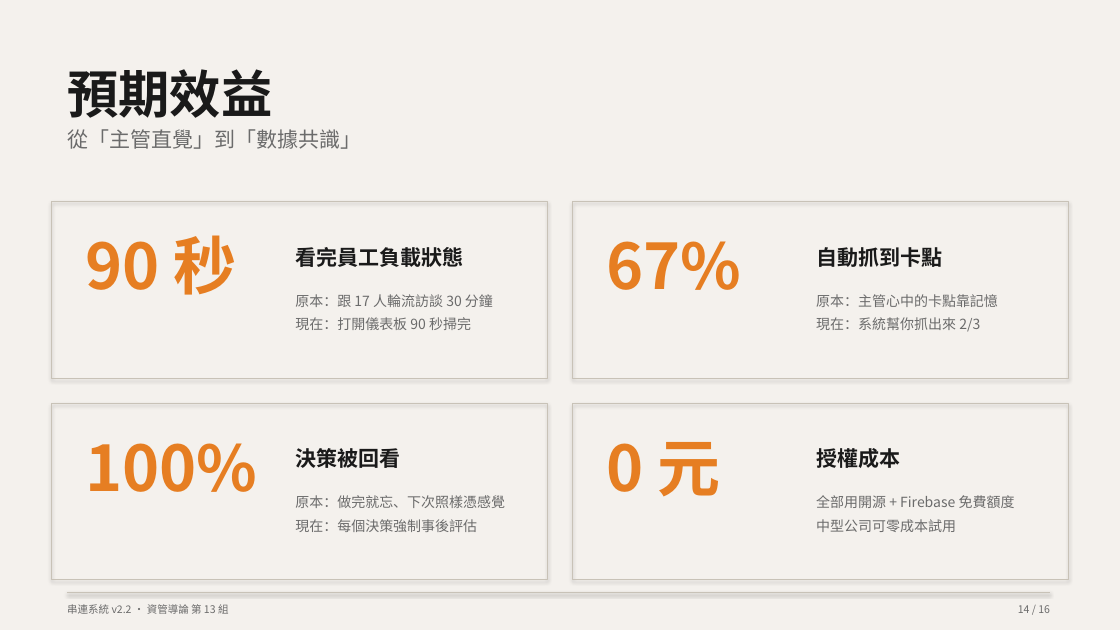
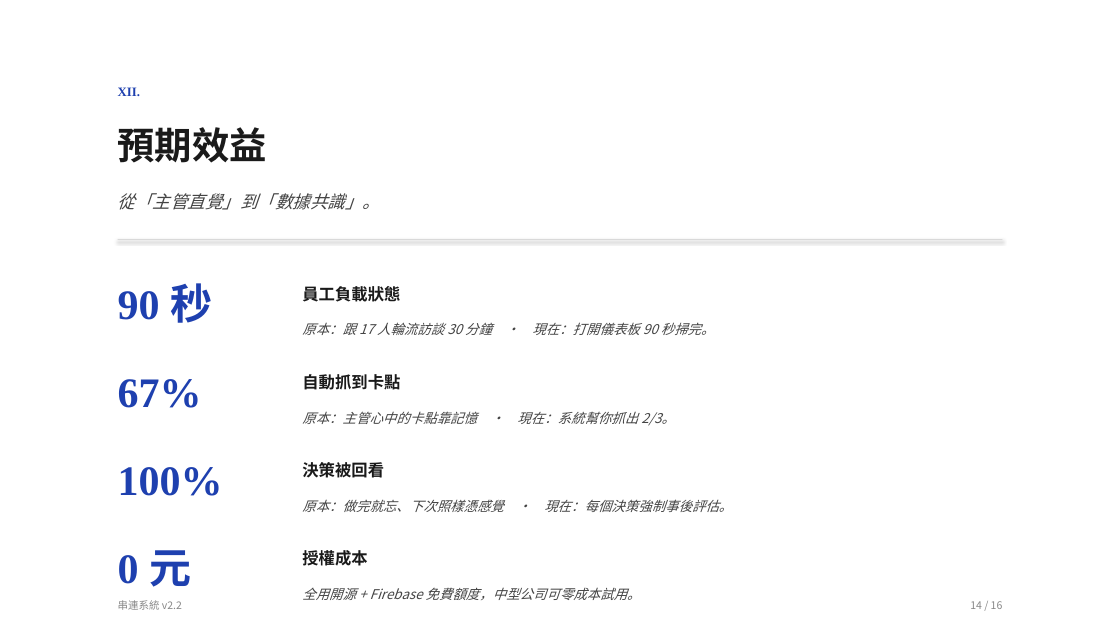
Before and after one commit to Peter2594/chuanlien-system-v2, a slide deck: slide 14 of docs/串連系統_簡報.pptx. Drawn at 1120x630 pixels with LibreOffice and Linux fonts; fonts in the diff are those of the drawing. Boxes give left, top, right and bottom in pixels: in the first picture for what was removed or moved away, otherwise in the second. Text is boxed around its words. In the diff, an @@ line names an element or a change of style, - is before the commit and + after.

```diff
--- a/docs/串連系統_簡報.pptx
+++ b/docs/串連系統_簡報.pptx
@@ rectangle at (0, 0, 1120, 630): fill #F4F1ED to #FFFFFF @@
@@ text added at (118, 87, 140, 96), 11 pt, text #1E40AF, bold @@
+XII.
@@ text "預期效益": place and size @@
-text "預期效益" at (67, 69, 272, 118)
+text "預期效益" at (118, 127, 267, 163)
@@ text "預期效益" at (118, 127, 267, 163): size 44 to 32 pt; line spacing 1.2 to 1.1 @@
@@ text at (118, 193, 380, 210): text changed; size 18 to 15 pt; text colour #6B6B6B to #444444; italic on @@
-從「主管直覺」到「數據共識」
+從「主管直覺」到「數據共識」。
@@ rectangle removed at (573, 202, 1069, 378) @@
@@ rectangle: place and size @@
-rectangle at (52, 202, 548, 378)
+rectangle at (118, 239, 1002, 240)
@@ rectangle at (118, 239, 1002, 240): fill none to #CCCCCC; outline #C8C2B7 0.75 pt to none @@
@@ text "90 秒": place and size @@
-text "90 秒" at (85, 235, 237, 295)
+text "90 秒" at (118, 283, 212, 323)
@@ text at (302, 286, 400, 302): text changed; size 18 to 14 pt @@
-看完員工負載狀態
+員工負載狀態
@@ text at (302, 322, 715, 335): text changed; size 12 to 11.5 pt; text colour #6B6B6B to #444444; italic on @@
-原本：跟 17 人輪流訪談 30 分鐘
-現在：打開儀表板 90 秒掃完
+原本：跟 17 人輪流訪談 30 分鐘 · 現在：打開儀表板 90 秒掃完。
@@ text "67%": place and size @@
-text "67%" at (606, 241, 741, 290)
+text "67%" at (118, 379, 202, 408)
@@ text "自動抓到卡點": place and size @@
-text "自動抓到卡點" at (816, 247, 942, 267)
+text "自動抓到卡點" at (302, 374, 400, 390)
@@ rectangle removed at (52, 403, 548, 580) @@
@@ text at (302, 411, 675, 426): text changed; size 12 to 11.5 pt; text colour #6B6B6B to #444444; italic on @@
-原本：主管心中的卡點靠記憶
-現在：系統幫你抓出來 2/3
+原本：主管心中的卡點靠記憶 · 現在：系統幫你抓出 2/3。
@@ rectangle removed at (573, 403, 1069, 580) @@
@@ text "100%": place and size @@
-text "100%" at (85, 443, 257, 492)
+text "100%" at (118, 467, 223, 496)
@@ text "決策被回看": place and size @@
-text "決策被回看" at (295, 448, 400, 468)
+text "決策被回看" at (302, 462, 384, 478)
@@ text at (302, 499, 732, 512): text changed; size 12 to 11.5 pt; text colour #6B6B6B to #444444; italic on @@
-原本：做完就忘、下次照樣憑感覺
-現在：每個決策強制事後評估
+原本：做完就忘、下次照樣憑感覺 · 現在：每個決策強制事後評估。
@@ size 54 to 36 pt, font Noto Sans CJK TC to Times New Roman, text colour #E67E22 to #1E40AF in 4 elements at (118, 283, 212, 323), (118, 467, 223, 496), (118, 379, 202, 408), (118, 550, 191, 587) @@
@@ text "0 元": place and size @@
-text "0 元" at (606, 442, 721, 497)
+text "0 元" at (118, 550, 191, 587)
@@ size 18 to 14 pt; line spacing 1.2 to 1 in 3 elements at (302, 462, 384, 478), (302, 374, 400, 390), (302, 550, 367, 566) @@
@@ text "授權成本": place and size @@
-text "授權成本" at (816, 448, 900, 468)
+text "授權成本" at (302, 550, 367, 566)
@@ rectangle removed at (67, 592, 1050, 593) @@
@@ text at (302, 587, 641, 600): text changed; size 12 to 11.5 pt; text colour #6B6B6B to #444444; italic on @@
-全部用開源 + Firebase 免費額度
-中型公司可零成本試用
+全用開源 + Firebase 免費額度，中型公司可零成本試用。
@@ text "14 / 16": place and size @@
-text "14 / 16" at (1018, 605, 1050, 613)
+text "14 / 16" at (970, 601, 1003, 609)
@@ text "14 / 16" at (970, 601, 1003, 609): text colour #6B6B6B to #888888; line spacing 1.2 to 1.55 @@
@@ text at (118, 600, 182, 610): text changed; text colour #6B6B6B to #888888 @@
-串連系統 v2.2 · 資管導論 第 13 組
+串連系統 v2.2
```
Also in this commit, not shown: 9 other slides changed, 6 slides added, 6 slides removed, 1 other file.
